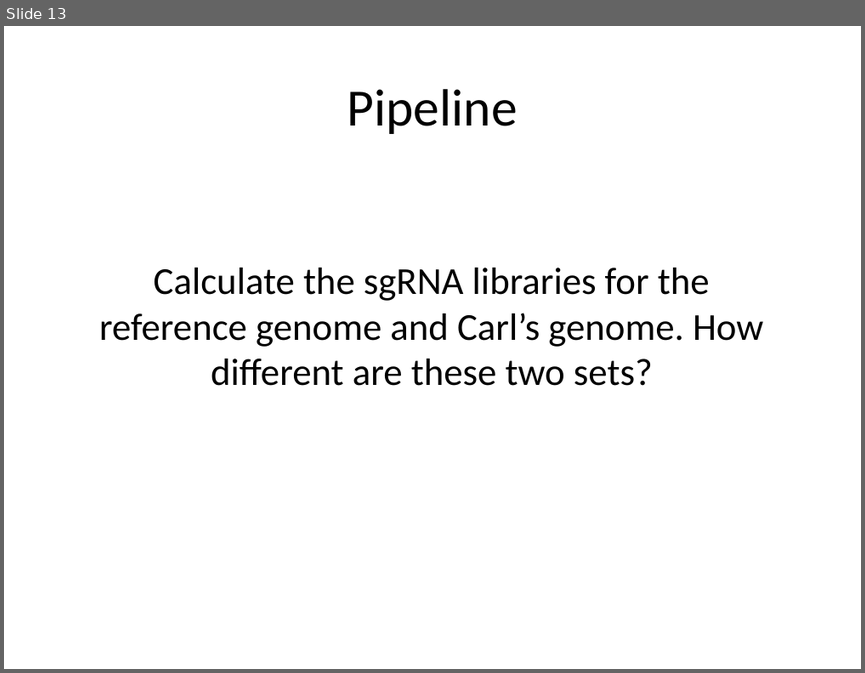
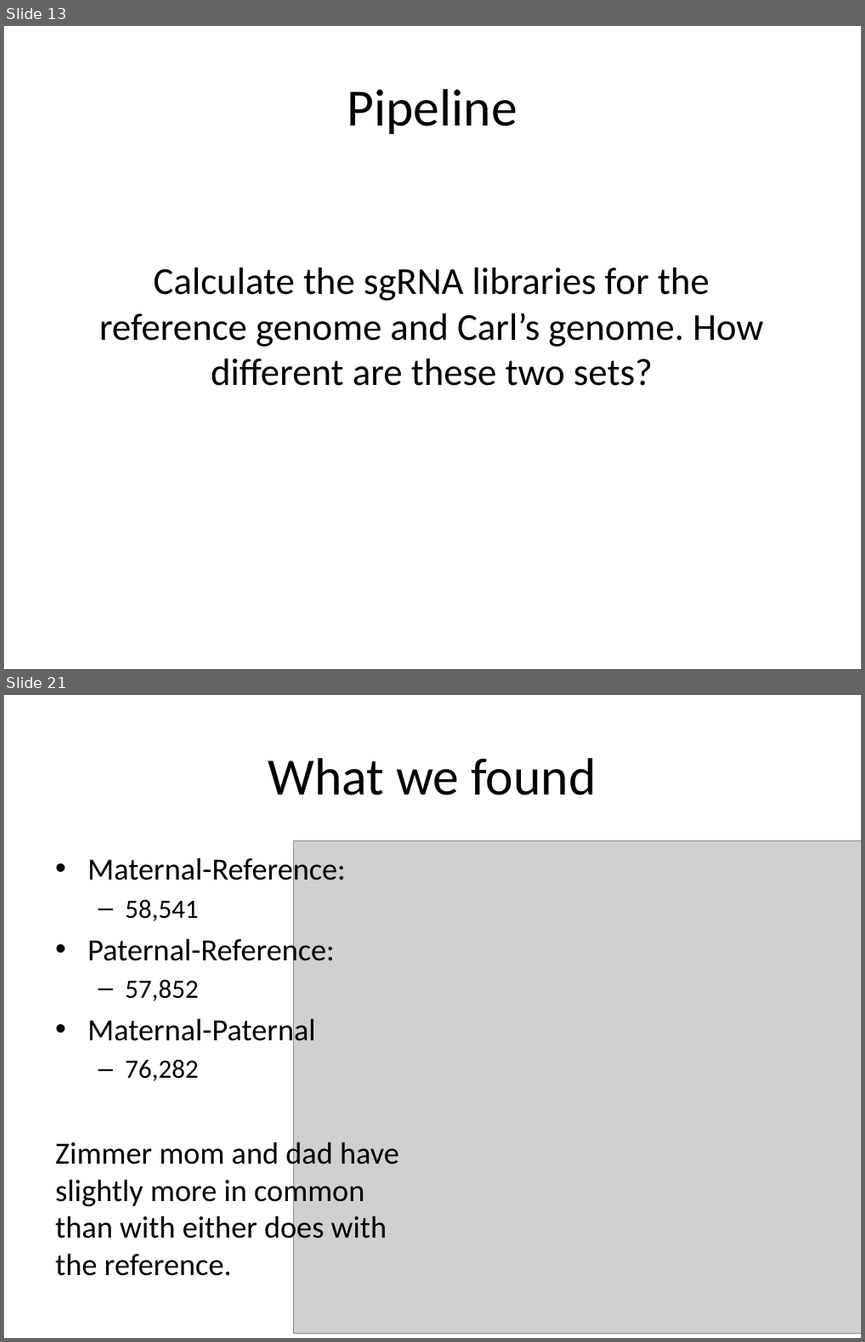
Before and after one commit to CBB752Spring2017/final-project-2-2-team2-team-2-2-2, a slide deck: Presentation - 2.2.pptx. Shown one above the other, each under a label of ours: slide 13 before the commit, slides 13 and 21 after it; the slides between them are not shown. The pictures are 865x673 and 865x1342 pixels, drawn with LibreOffice and Linux fonts; fonts in the diff are those of the drawing; grey boxes stand for pictures. Boxes give left, top, right and bottom in pixels: in the first picture for what was removed or moved away, otherwise in the second. Text is boxed around its words. In the diff, an @@ line names an element or a change of style, - is before the commit and + after.

```diff
--- a/Presentation - 2.2.pptx
+++ b/Presentation - 2.2.pptx
@@ slide 21 added at [4, 695, 861, 1338], background #FFFFFF @@
@@ title added at [268, 758, 596, 795], 44 pt, text #000000 @@
+What we found
@@ picture added at [294, 840, 861, 1333] @@
@@ text added at [55, 854, 399, 1276], 25.9 pt, text #000000 @@
+• Maternal-Reference:
+  – 58,541
+• Paternal-Reference:
+  – 57,852
+• Maternal-Paternal
+  – 76,282
+Zimmer mom and dad have slightly more in common than with either does with the reference.
```
Also in this commit, not shown: 7 other slides added.
